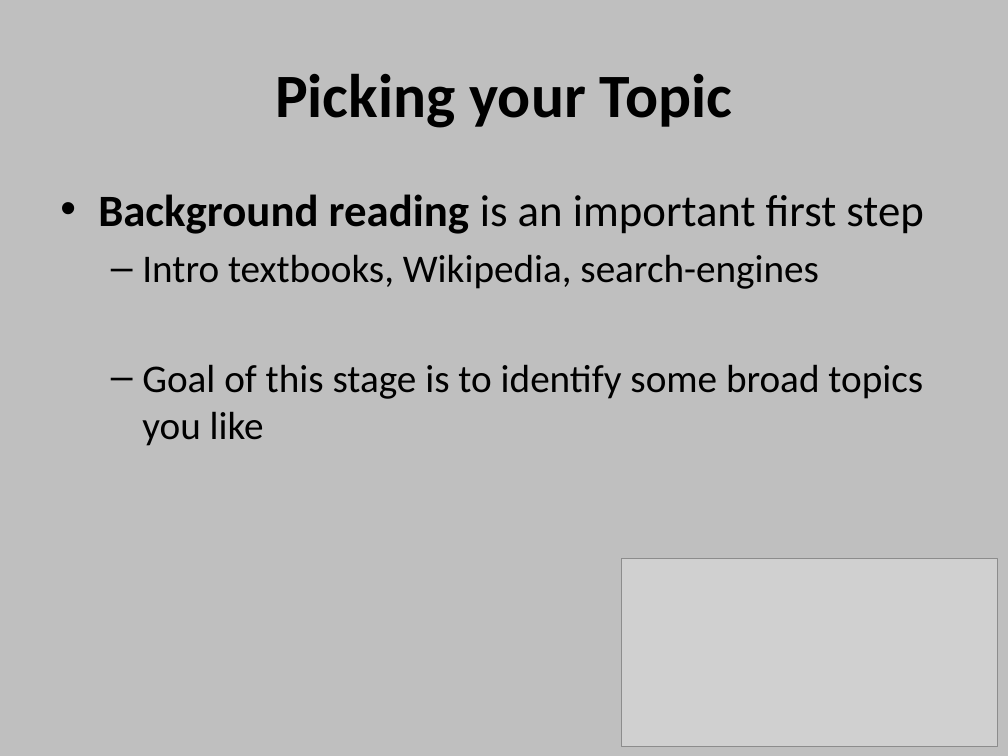
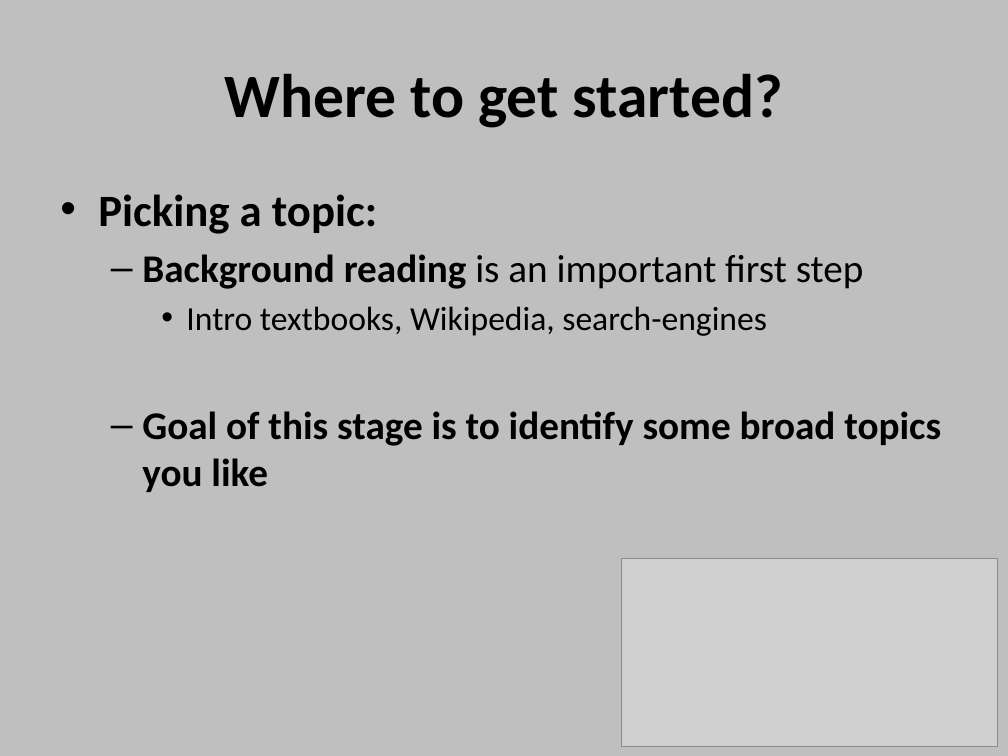
Before and after one commit to npm27/Teaching-Materials, a slide deck: slide 10 of Writing Fall 23/Slides/2 Week 1 - Generating Research Topics.pptx. Drawn at 1008x756 pixels with LibreOffice and Linux fonts; fonts in the diff are those of the drawing; grey boxes stand for pictures. Boxes give left, top, right and bottom in pixels: in the first picture for what was removed or moved away, otherwise in the second. Text is boxed around its words. In the diff, an @@ line names an element or a change of style, - is before the commit and + after.

```diff
--- a/Writing Fall 23/Slides/2 Week 1 - Generating Research Topics.pptx
+++ b/Writing Fall 23/Slides/2 Week 1 - Generating Research Topics.pptx
@@ title at [225,73,783,128]: text changed @@
-Picking your Topic
+Where to get started?
@@ text at [98,194,377,234]: paragraph added @@
+• Picking a topic:
@@ text at [142,254,941,492]: size 32 to 28 pt in "Background reading is an important first step"; size 28 to 24 pt in "Intro textbooks, Wikipedia, search-engines"; bold on in "Goal of this stage is to identify ..."; bullet • to –; list level 1 to 2 in "Background reading is an important ..."; bullet – to •; list level 2 to 3 in "Intro textbooks, Wikipedia, search-engines" @@
```
Also in this commit, not shown: 6 other slides changed, 16 other files.
